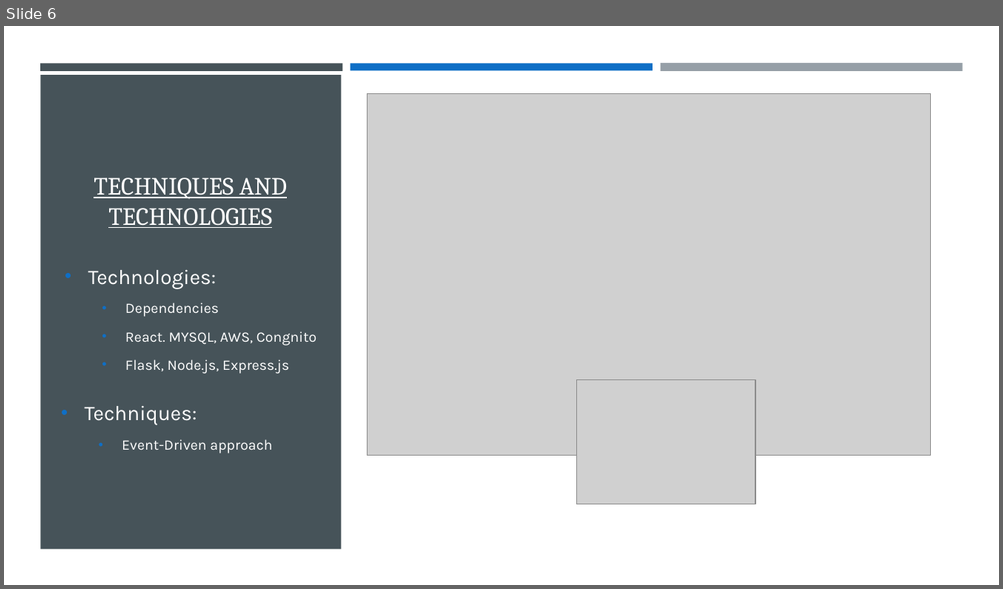
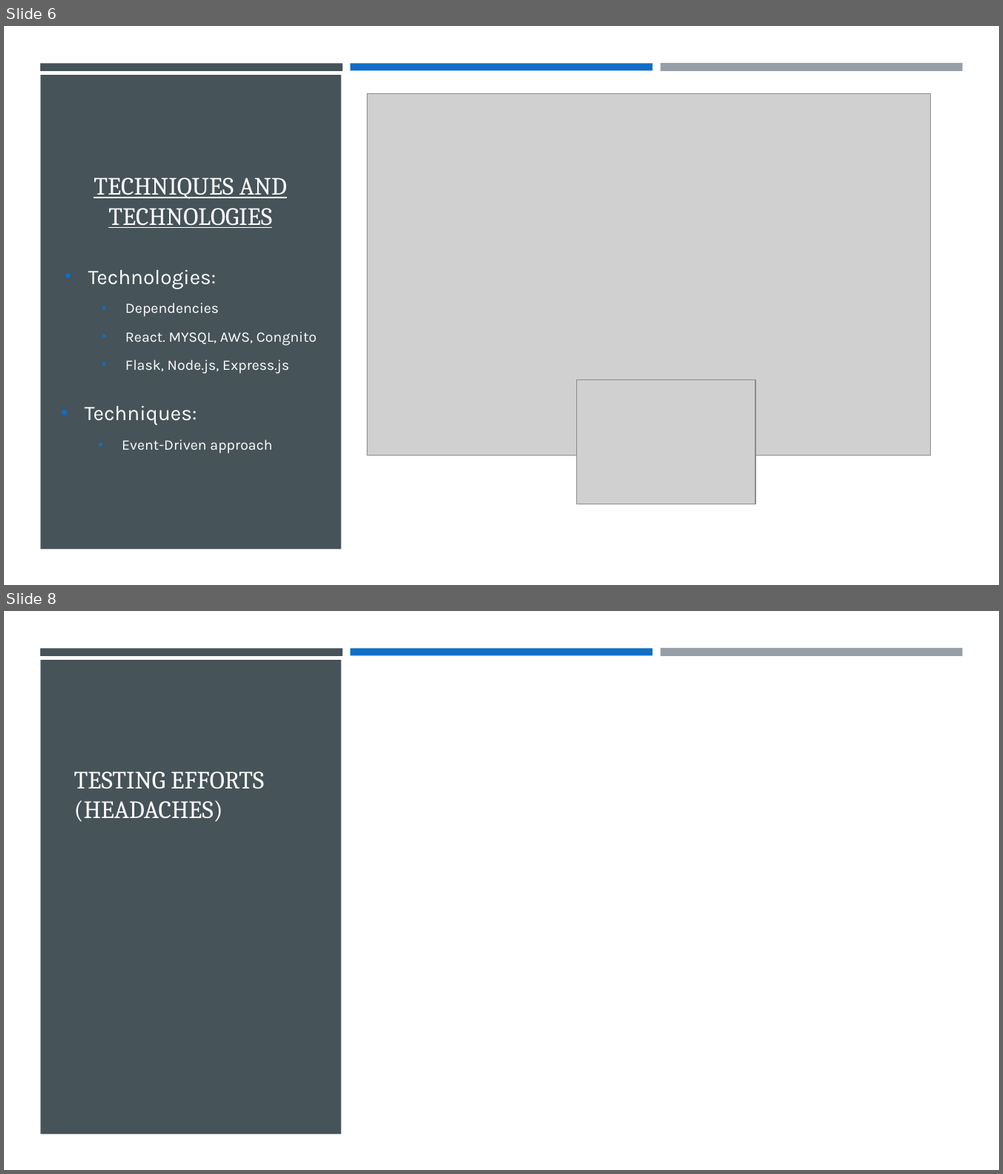
Before and after one commit to Yackul/work, a slide deck: docs/CodeReview_FinalPresentation.pptx. Shown one above the other, each under a label of ours: slide 6 before the commit, slides 6 and 8 after it; the slides between them are not shown. The pictures are 1003x589 and 1003x1174 pixels, drawn with LibreOffice and Linux fonts; fonts in the diff are those of the drawing; grey boxes stand for pictures. Boxes give left, top, right and bottom in pixels: in the first picture for what was removed or moved away, otherwise in the second. Text is boxed around its words. In the diff, an @@ line names an element or a change of style, - is before the commit and + after.

```diff
--- a/docs/CodeReview_FinalPresentation.pptx
+++ b/docs/CodeReview_FinalPresentation.pptx
@@ slide 8 added at (x1=4, y1=611, x2=999, y2=1170), background #FFFFFF; not listed: 4 template elements that a slide beside it also shows @@
@@ title added at (x1=74, y1=772, x2=264, y2=822), 24 pt, text #FFFFFF @@
+TESTING EFFORTS (HEADACHES)
```
Also in this commit, not shown: 1 other slide added.
